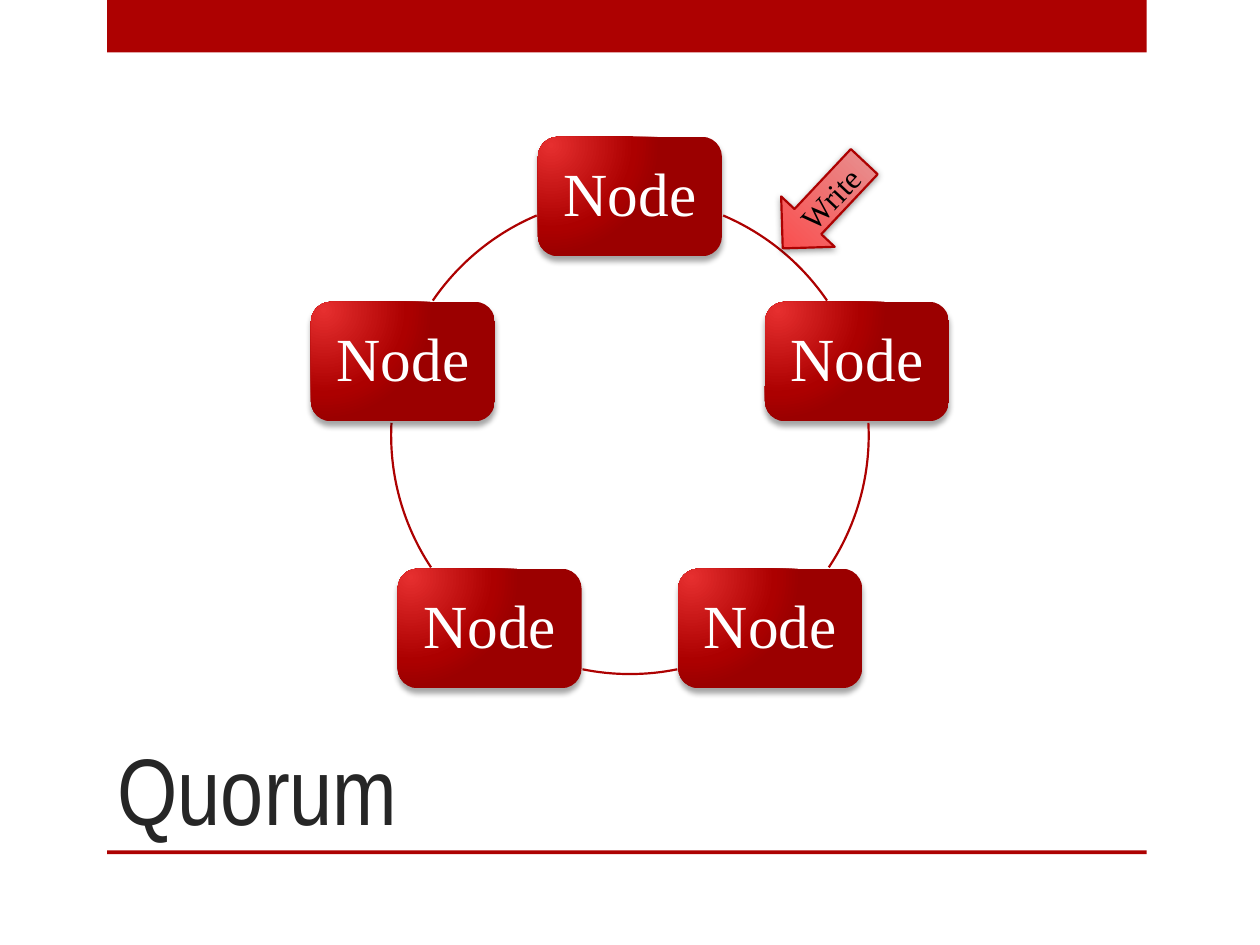
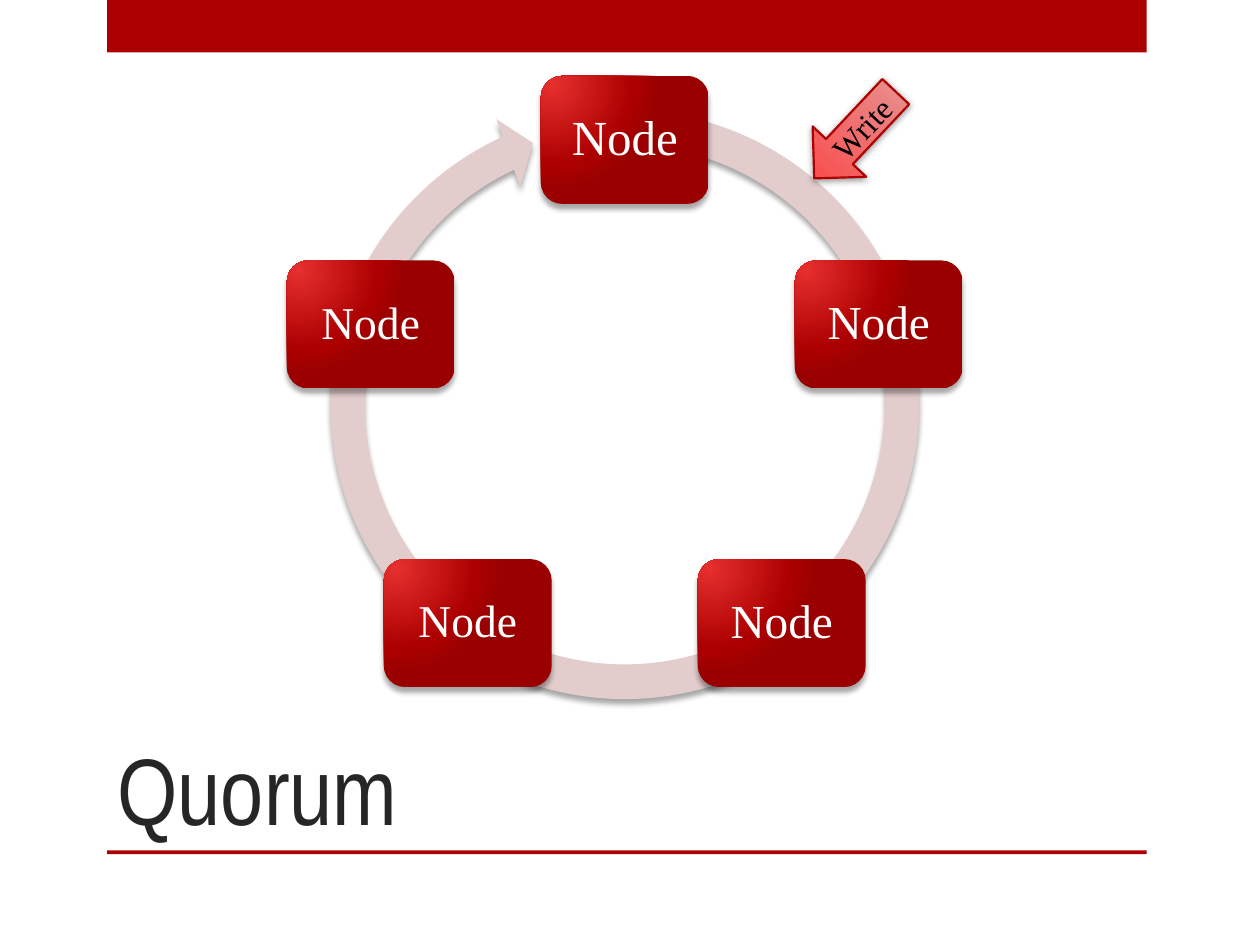
Before and after one commit to digitalBush/nosql-smackdown-talk, a slide deck: slide 14 of nosql-smackdown.pptx. Drawn at 1260x945 pixels with LibreOffice and Linux fonts; fonts in the diff are those of the drawing. Boxes give left, top, right and bottom in pixels: in the first picture for what was removed or moved away, otherwise in the second. Text is boxed around its words. In the diff, an @@ line names an element or a change of style, - is before the commit and + after.

Commit message:
Layout for multi-master and quorum

```diff
--- a/nosql-smackdown.pptx
+++ b/nosql-smackdown.pptx
@@ rounded rectangle: place and size @@
-rounded rectangle at box(538, 137, 722, 257)
+rounded rectangle at box(541, 76, 708, 204)
@@ text "Node": place and size @@
-text "Node" at box(564, 173, 697, 217)
+text "Node" at box(572, 121, 678, 156)
@@ text "Node" at box(572, 121, 678, 156): size 35 to 28 pt; less space between paragraphs @@
@@ down arrow "Write": place and size @@
-down arrow "Write" at box(756, 136, 890, 272)
+down arrow "Write" at box(787, 67, 921, 203)
@@ circular arrow added at box(311, 92, 937, 718), fill #E3CCCC @@
@@ group removed at box(392, 197, 869, 674): 5 freeform shapes @@
@@ rounded rectangle: place and size @@
-rounded rectangle at box(311, 302, 495, 422)
+rounded rectangle at box(287, 261, 455, 389)
@@ text "Node" at box(321, 307, 420, 340): size 35 to 26 pt; less space between paragraphs @@
@@ text "Node": place and size @@
-text "Node" at box(337, 338, 470, 382)
+text "Node" at box(321, 307, 420, 340)
@@ rounded rectangle: place and size @@
-rounded rectangle at box(765, 302, 949, 422)
+rounded rectangle at box(795, 261, 963, 389)
@@ text "Node" at box(828, 306, 930, 340): size 35 to 27 pt; less space between paragraphs @@
@@ text "Node": place and size @@
-text "Node" at box(791, 338, 924, 382)
+text "Node" at box(828, 306, 930, 340)
@@ rounded rectangle: place and size @@
-rounded rectangle at box(398, 568, 582, 688)
+rounded rectangle at box(384, 559, 552, 688)
@@ text "Node" at box(418, 605, 517, 638): size 35 to 26 pt; less space between paragraphs @@
@@ rounded rectangle: place and size @@
-rounded rectangle at box(678, 568, 862, 688)
+rounded rectangle at box(698, 559, 866, 688)
@@ text "Node": place and size @@
-text "Node" at box(704, 605, 837, 649)
+text "Node" at box(731, 605, 833, 639)
@@ text "Node" at box(731, 605, 833, 639): size 35 to 27 pt; less space between paragraphs @@
```
Also in this commit, not shown: 1 other slide changed, 1 slide added, 1 slide removed.
